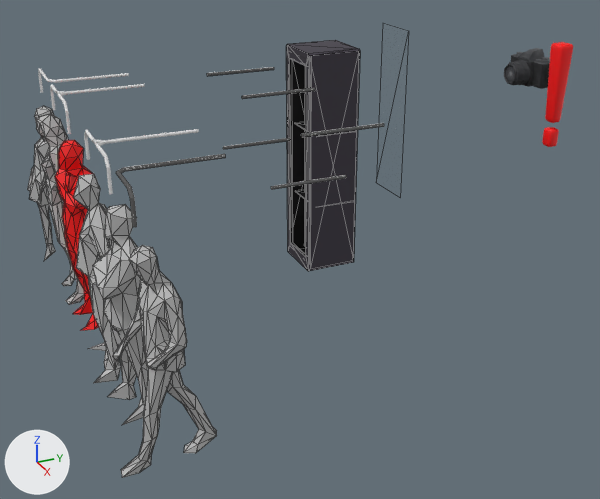
The glTF model Scene_3.glb as it was, and as the next commit left it.
Before and after are seen from a 50 mm lens placed at (12.92, -0.59, 6.23), pointed at (0.42, 5.03, -0.02). Every picture has the same lights, and +X, +Y and +Z are marked at lower left. The older version comes first. Mesh edges are drawn as thin lines on the coarser meshes. Where no turn or scale is listed for an object, it has been applied to the vertices. Vertices at exactly the same position are counted once.

Names of what the first picture shows: 'Cube.001_Material_0.001', 'M_Camera_T_Camera_0', 'Object_2.001', 'Object_3', 'Plane.002', 'Plane.003', 'SM_People_Lowpoly_03_People_Lowpoly_M_0', 'SM_People_Lowpoly_04_People_Lowpoly_M_0', 'SM_People_Lowpoly_05_People_Lowpoly_M_0', 'SM_People_Lowpoly_06_People_Lowpoly_M_0', 'SM_People_Lowpoly_07_People_Lowpoly_M_0', 'SM_People_Lowpoly_08_People_Lowpoly_M_0' and 8 more.
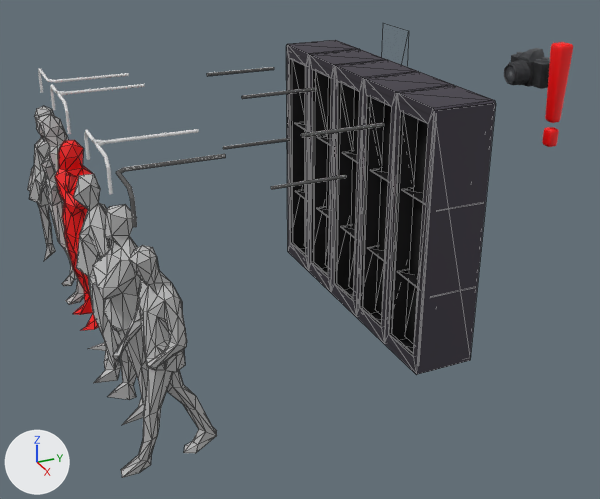
Changed parts and their boxes (x1, y1, x2, y2) in the pictures (600 x 499 px):
'Object_3', reshaped (181% wider, 45% taller)
    before: (286, 40, 360, 271)
    after: (286, 40, 496, 375)
part 1 of me_object_1_001, added
    after: (308, 49, 387, 293)
part 2 of me_object_1_001, added (mostly hidden)
    after: (317, 206, 329, 218)
part 3 of me_object_1_001, added (mostly hidden)
    after: (318, 136, 330, 145)
part 4 of me_object_1_001, added
    after: (325, 77, 331, 267)
part 5 of me_object_1_001, added (mostly hidden)
    after: (341, 225, 355, 238)
part 6 of me_object_1_001, added (mostly hidden)
    after: (342, 151, 358, 162)
part 7 of me_object_1_001, added
    after: (349, 90, 360, 290)
part 8 of me_object_1_001, added (mostly hidden)
    after: (368, 246, 385, 261)
part 9 of me_object_1_001, added (mostly hidden)
    after: (370, 168, 388, 181)
part 10 of me_object_1_001, added
    after: (375, 104, 392, 316)
part 11 of me_object_1_001, added
    after: (398, 269, 418, 288)
part 12 of me_object_1_001, added
    after: (402, 188, 424, 203)
part 13 of me_object_1_001, added
    after: (405, 120, 428, 345)
part 14 of me_object_1_001, added
    after: (331, 60, 496, 375)
'Object_2.001', unchanged, covered by the edit
    before: (376, 23, 409, 198)
    after: (381, 23, 409, 67)

The edits, one by one:
me_object_1_001 is used by ob_object_3; location (0.0, 4.54, -1.13).
me_object_1_001 had 58 vertices, 88 faces and spanned x -1.8..-0.77, y 1.2..2.24, z 0.0..4.35.
me_object_1_001 now has 286 vertices, 440 faces and spans x -1.8..3.36, y 1.2..2.24, z 0.0..4.35.
me_object_1_001 part 1: the loose piece of 28 vertices spanning x -1.8..-0.77, y 1.2..2.24, z 0.0..4.35 is copied, and the copy is moved by (1.03, 0.0, 0.0); it spans x -0.77..0.26, y 1.2..2.24, z 0.0..4.35.
me_object_1_001 part 2: a new loose piece, a box spanning x -0.749..0.246, y 1.369..2.204, z 1.341..1.36, in mat_blinn4sg (picture img_image_0).
me_object_1_001 part 3: a new loose piece, a box spanning x -0.749..0.246, y 1.369..2.204, z 2.774..2.793, in mat_blinn4sg (picture img_image_0).
me_object_1_001 part 4: the loose piece of 6 vertices spanning x -1.71..-0.86, y 1.54..2.02, z 0.12..3.97 is copied, and the copy is moved by (1.03, 0.0, 0.0); it spans x -0.68..0.18, y 1.54..2.02, z 0.12..3.97.
me_object_1_001 part 5: a new loose piece, a box spanning x 0.285..1.28, y 1.369..2.204, z 1.341..1.36, in mat_blinn4sg (picture img_image_0).
me_object_1_001 part 6: a new loose piece, a box spanning x 0.285..1.28, y 1.369..2.204, z 2.774..2.793, in mat_blinn4sg (picture img_image_0).
me_object_1_001 part 7: the loose piece of 6 vertices spanning x -1.71..-0.86, y 1.54..2.02, z 0.12..3.97 is copied, and the copy is moved by (2.07, 0.0, 0.0); it spans x 0.36..1.21, y 1.54..2.02, z 0.12..3.97.
me_object_1_001 part 8: a new loose piece, a box spanning x 1.319..2.314, y 1.369..2.204, z 1.341..1.36, in mat_blinn4sg (picture img_image_0).
me_object_1_001 part 9: a new loose piece, a box spanning x 1.319..2.314, y 1.369..2.204, z 2.774..2.793, in mat_blinn4sg (picture img_image_0).
me_object_1_001 part 10: the loose piece of 6 vertices spanning x -1.71..-0.86, y 1.54..2.02, z 0.12..3.97 is copied, and the copy is moved by (3.1, 0.0, 0.0); it spans x 1.39..2.25, y 1.54..2.02, z 0.12..3.97.
me_object_1_001 part 11: a new loose piece, a box spanning x 2.352..3.348, y 1.369..2.204, z 1.341..1.36, in mat_blinn4sg (picture img_image_0).
me_object_1_001 part 12: a new loose piece, a box spanning x 2.352..3.348, y 1.369..2.204, z 2.774..2.793, in mat_blinn4sg (picture img_image_0).
me_object_1_001 part 13: the loose piece of 6 vertices spanning x -1.71..-0.86, y 1.54..2.02, z 0.12..3.97 is copied, and the copy is moved by (4.14, 0.0, 0.0); it spans x 2.43..3.28, y 1.54..2.02, z 0.12..3.97.
me_object_1_001 part 14: a new loose piece of 80 vertices spanning x 0.26..3.36, y 1.2..2.24, z 0.0..4.35, in mat_blinn4sg (picture img_image_0).
Other edits to the shape of me_object_1_001 do not show in these pictures.
